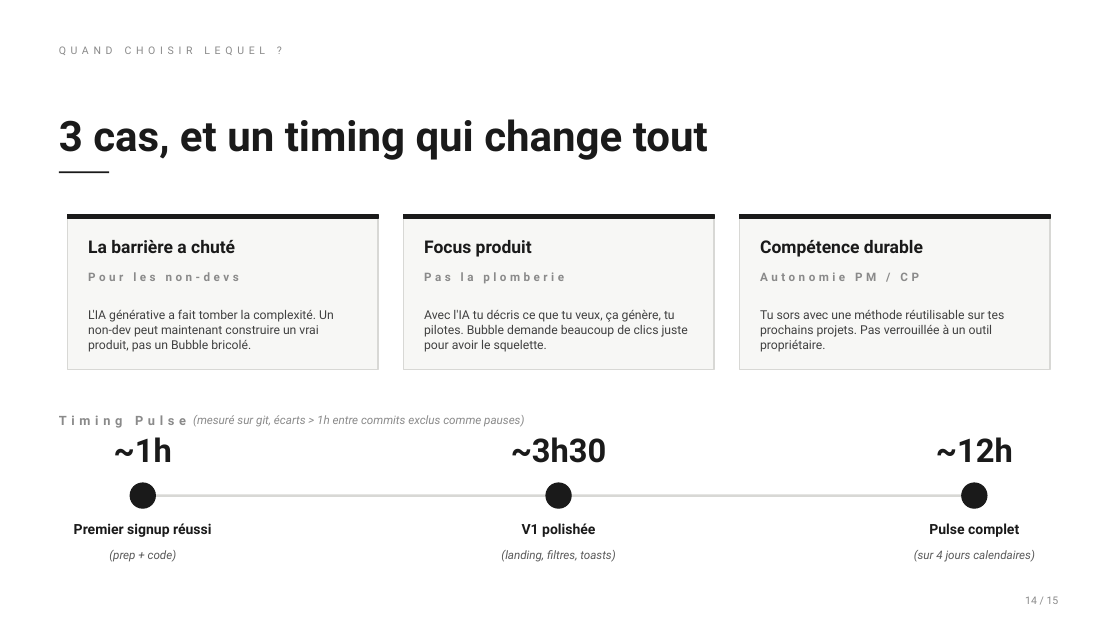
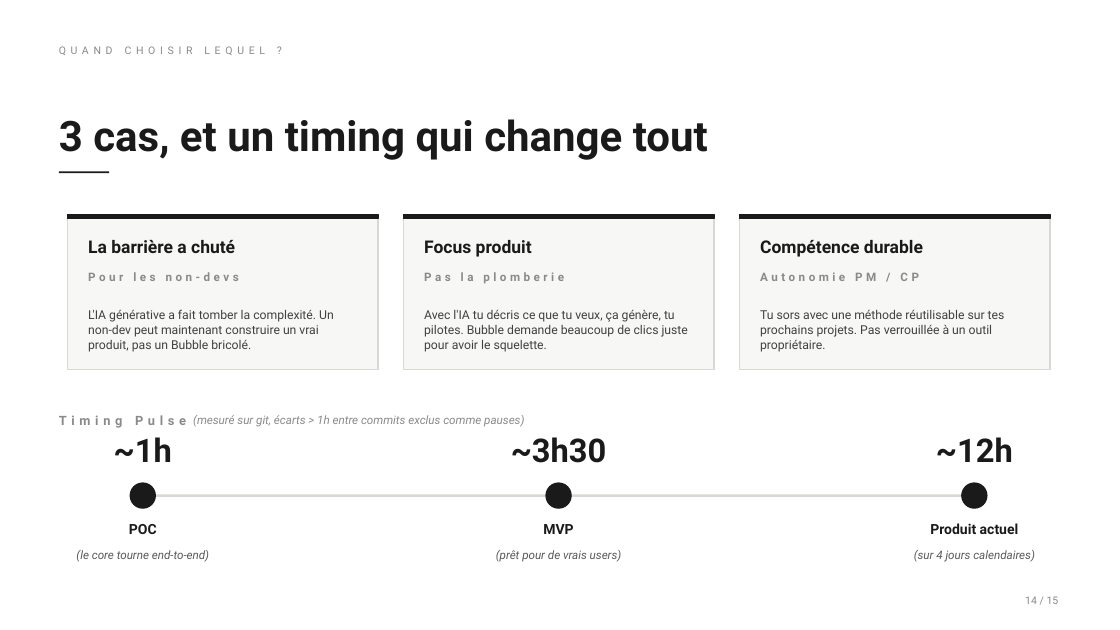
Before and after one commit to VincentG32/echo, a slide deck: slide 15 of docs/pulse-presentation.pptx. Drawn at 1120x630 pixels with LibreOffice and Linux fonts; fonts in the diff are those of the drawing. Boxes give left, top, right and bottom in pixels: in the first picture for what was removed or moved away, otherwise in the second. Text is boxed around its words. In the diff, an @@ line names an element or a change of style, - is before the commit and + after.

```diff
--- a/docs/pulse-presentation.pptx
+++ b/docs/pulse-presentation.pptx
@@ text at bbox=[129, 524, 157, 534]: text changed @@
-Premier signup réussi
+POC
@@ text at bbox=[543, 524, 573, 534]: text changed @@
-V1 polishée
+MVP
@@ text at bbox=[930, 523, 1019, 534]: text changed @@
-Pulse complet
+Produit actuel
@@ text at bbox=[76, 550, 209, 562]: text changed @@
-(prep + code)
+(le core tourne end-to-end)
@@ text at bbox=[496, 550, 622, 562]: text changed @@
-(landing, filtres, toasts)
+(prêt pour de vrais users)
```
Also in this commit, not shown: 1 other file.
